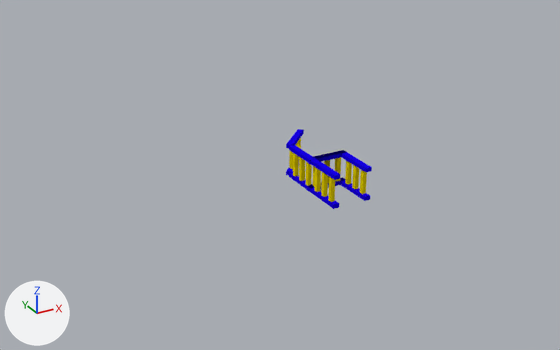
The Blender file mods/spawn/Blends/SpaceShip.blend: old version first, new version second.
Before and after are seen from a camera (50 mm lens) standing at (-8.95, -14.43, 7.07) and looking at (-1.11, -0.19, -0.06). Lighting does not change. The marker at lower left points along +X, +Y and +Z.

Objects in the first picture: 'Fence_Corner', 'Fence_Double'.
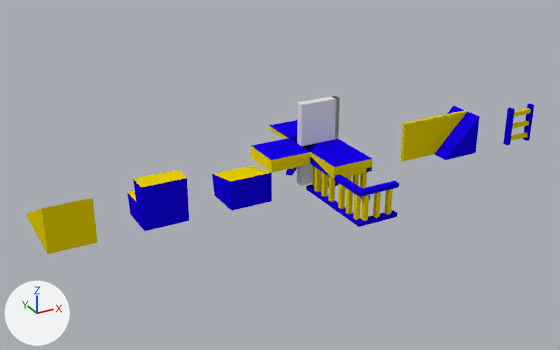
Commit message: Added in doors for spawn.

What differs and where, as boxes [x1, y1, x2, y2] in the pictures (560 x 350 px):
'Stairs', shown: after [127, 170, 189, 231]
'Ramp-02', shown: after [33, 198, 97, 254]
'Fence_Corner', moved: before [289, 145, 346, 189]; after [333, 174, 399, 227]
'Console', shown: after [212, 166, 272, 211]
'Door_closed', added: after [297, 96, 340, 186]
'WindowCorner_BL', shown: after [434, 106, 480, 160]
'Edge_Corner_Inside', shown: after [251, 138, 311, 173]
'Floor_Edge', shown: after [310, 144, 373, 179]
'WindowPanel', shown: after [400, 117, 437, 161]
'Ladder', shown: after [503, 104, 534, 145]
'Floor_Straight', shown: after [269, 120, 297, 139]
'Edge_Corner_Outside', shown: after [289, 137, 346, 152]
'Door_opened', added: after [331, 96, 340, 139]
'Ramp-01', shown: after [26, 212, 36, 232]

What changed in the scene script:
```text
Add mat_door_png:
    mat_door_png = principled_material('door.png')
    mat_door_png.base_color = (0.8, 0.8, 0.8)  # white #e7e7e7
Add me_cube_004:
    me_cube_004.from_pydata(...)  # a box spanning x -0.5..0.5, y -0.1..0.1, z -0.5..1.5
    me_cube_004.materials.append(mat_door_png)  # its picture is missing
Add me_cube_015:
    me_cube_015.from_pydata(...)  # a box spanning x 0.4..0.5, y -0.1..0.1, z -0.5..1.5
    me_cube_015.materials.append(mat_door_png)  # its picture is missing
Change ob_edge_corner_outside:
    remove ob_edge_corner_outside.hide_set(True)  # its collection is switched off
Change ob_floor_straight:
    remove ob_floor_straight.hide_set(True)  # its collection is switched off
Change ob_floor_edge:
    remove ob_floor_edge.hide_set(True)  # its collection is switched off
Change ob_edge_corner_inside:
    remove ob_edge_corner_inside.hide_set(True)  # its collection is switched off
Change ob_fence_corner:
    ob_fence_corner.location: (0.0, 0.0, 0.0) -> (0.0, -2.0, 0.0)
Change ob_ladder:
    remove ob_ladder.hide_set(True)  # its collection is switched off
Change ob_ramp_02:
    remove ob_ramp_02.hide_set(True)  # its collection is switched off
Change ob_ramp_01:
    remove ob_ramp_01.hide_set(True)  # its collection is switched off
Change ob_stairs:
    remove ob_stairs.hide_set(True)  # its collection is switched off
Change ob_windowpanel:
    remove ob_windowpanel.hide_set(True)  # its collection is switched off
Change ob_windowcorner_bl:
    remove ob_windowcorner_bl.hide_set(True)  # its collection is switched off
Change ob_console:
    remove ob_console.hide_set(True)  # its collection is switched off
Add ob_door_closed:
    ob_door_closed = bpy.data.objects.new('Door_closed', me_cube_004)
    ob_door_closed.location = (0.0, 0.0, 0.0)
Add ob_door_opened:
    ob_door_opened = bpy.data.objects.new('Door_opened', me_cube_015)
    ob_door_opened.location = (0.0, 0.0, 0.0)
```
